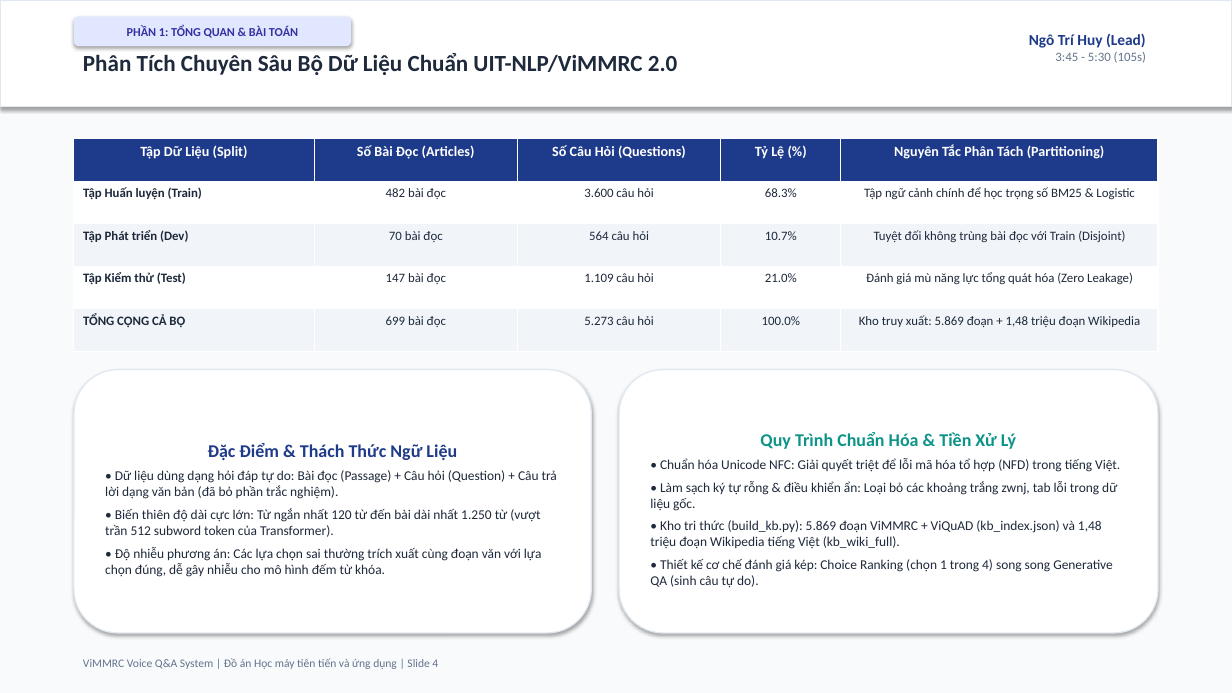
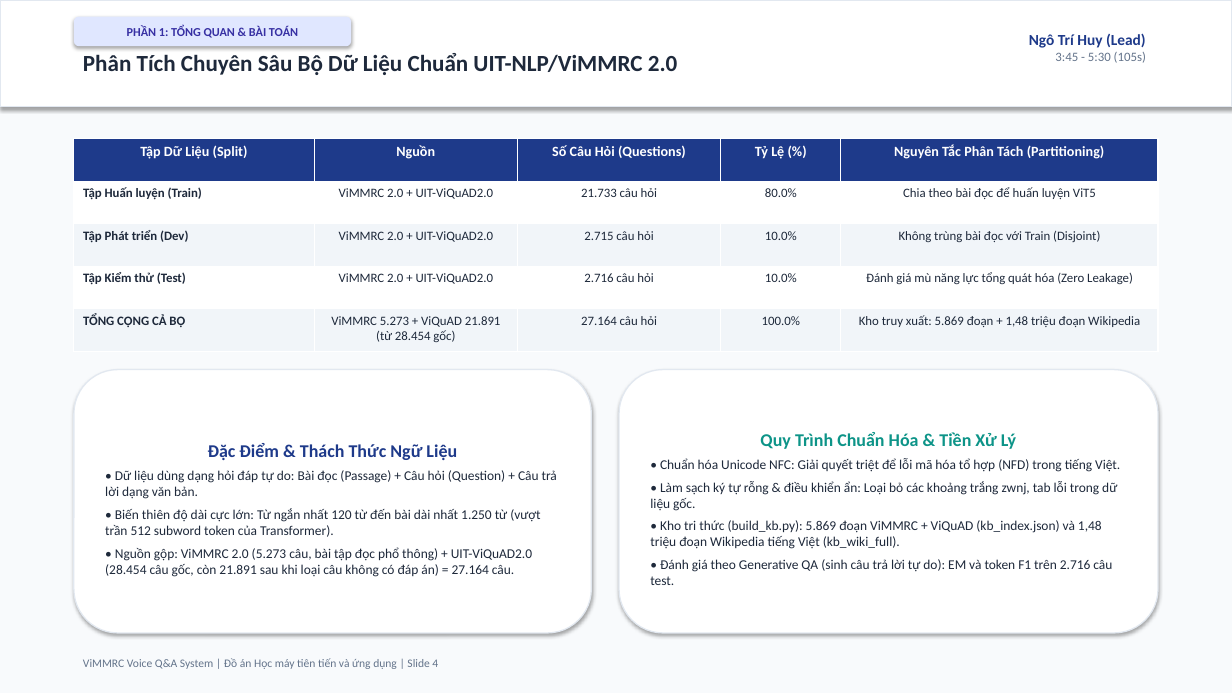
Before and after one commit to ngohuy04022000/vimmrc-qa-voice, a slide deck: slide 4 of docs/ViMMRC_Presentation_30min.pptx. Drawn at 1232x693 pixels with LibreOffice and Linux fonts; fonts in the diff are those of the drawing. Boxes give left, top, right and bottom in pixels: in the first picture for what was removed or moved away, otherwise in the second. Text is boxed around its words. In the diff, an @@ line names an element or a change of style, - is before the commit and + after.

```diff
--- a/docs/ViMMRC_Presentation_30min.pptx
+++ b/docs/ViMMRC_Presentation_30min.pptx
@@ table at bbox=[74, 139, 1158, 351] @@
-row 1, column 2: Số Bài Đọc (Articles)
+row 1, column 2: Nguồn
-row 2: Tập Huấn luyện (Train) | 482 bài đọc | 3.600 câu hỏi | 68.3% | Tập ngữ cảnh chính để học trọng số BM25 & Logistic
+row 2: Tập Huấn luyện (Train) | ViMMRC 2.0 + UIT-ViQuAD2.0 | 21.733 câu hỏi | 80.0% | Chia theo bài đọc để huấn luyện ViT5
-row 3: Tập Phát triển (Dev) | 70 bài đọc | 564 câu hỏi | 10.7% | Tuyệt đối không trùng bài đọc với Train (Disjoint)
+row 3: Tập Phát triển (Dev) | ViMMRC 2.0 + UIT-ViQuAD2.0 | 2.715 câu hỏi | 10.0% | Không trùng bài đọc với Train (Disjoint)
-row 4: Tập Kiểm thử (Test) | 147 bài đọc | 1.109 câu hỏi | 21.0% | Đánh giá mù năng lực tổng quát hóa (Zero Leakage)
+row 4: Tập Kiểm thử (Test) | ViMMRC 2.0 + UIT-ViQuAD2.0 | 2.716 câu hỏi | 10.0% | Đánh giá mù năng lực tổng quát hóa (Zero Leakage)
-row 5, column 2: 699 bài đọc
+row 5, column 2: ViMMRC 5.273 + ViQuAD 21.891 (từ 28.454 gốc)
-row 5, column 3: 5.273 câu hỏi
+row 5, column 3: 27.164 câu hỏi
@@ text in rounded rectangle at bbox=[105, 470, 557, 499]: text changed @@
-• Dữ liệu dùng dạng hỏi đáp tự do: Bài đọc (Passage) + Câu hỏi (Question) + Câu trả lời dạng văn bản (đã bỏ phần trắc nghiệm).
+• Dữ liệu dùng dạng hỏi đáp tự do: Bài đọc (Passage) + Câu hỏi (Question) + Câu trả lời dạng văn bản.
@@ text in rounded rectangle at bbox=[105, 547, 532, 577]: text changed @@
-• Độ nhiễu phương án: Các lựa chọn sai thường trích xuất cùng đoạn văn với lựa chọn đúng, dễ gây nhiễu cho mô hình đếm từ khóa.
+• Nguồn gộp: ViMMRC 2.0 (5.273 câu, bài tập đọc phổ thông) + UIT-ViQuAD2.0 (28.454 câu gốc, còn 21.891 sau khi loại câu không có đáp án) = 27.164 câu.
@@ text in rounded rectangle at bbox=[650, 559, 1112, 585]: text changed @@
-• Thiết kế cơ chế đánh giá kép: Choice Ranking (chọn 1 trong 4) song song Generative QA (sinh câu tự do).
+• Đánh giá theo Generative QA (sinh câu trả lời tự do): EM và token F1 trên 2.716 câu test.
```
Also in this commit, not shown: 19 other slides changed, 11 other files.
